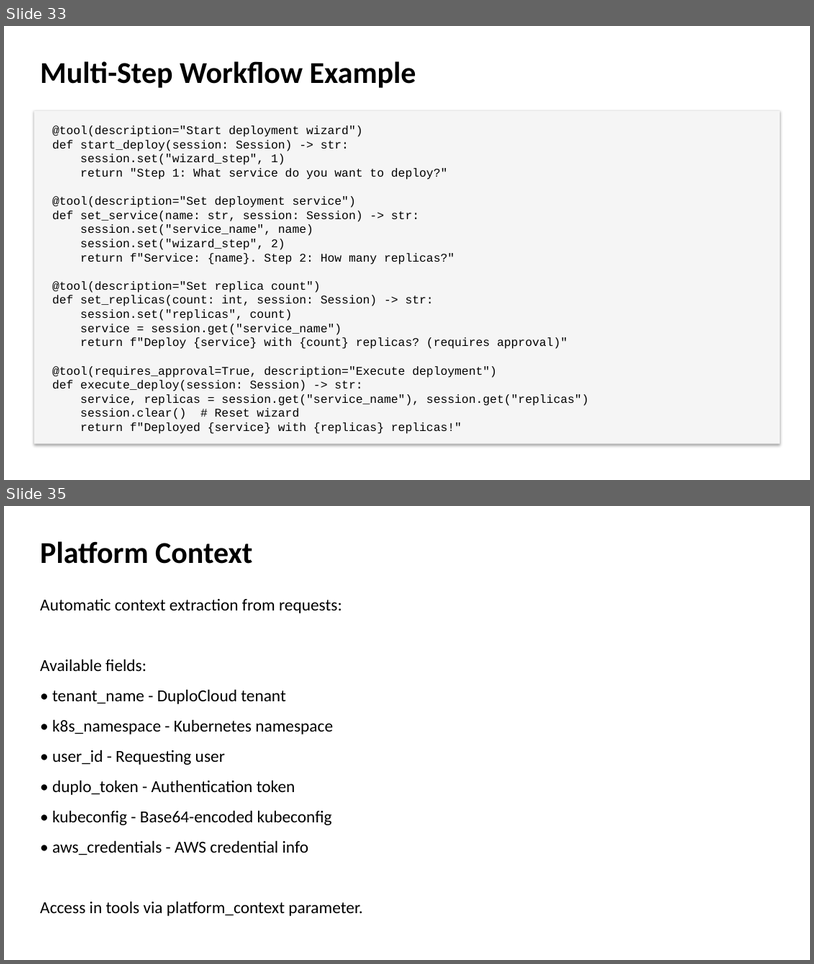
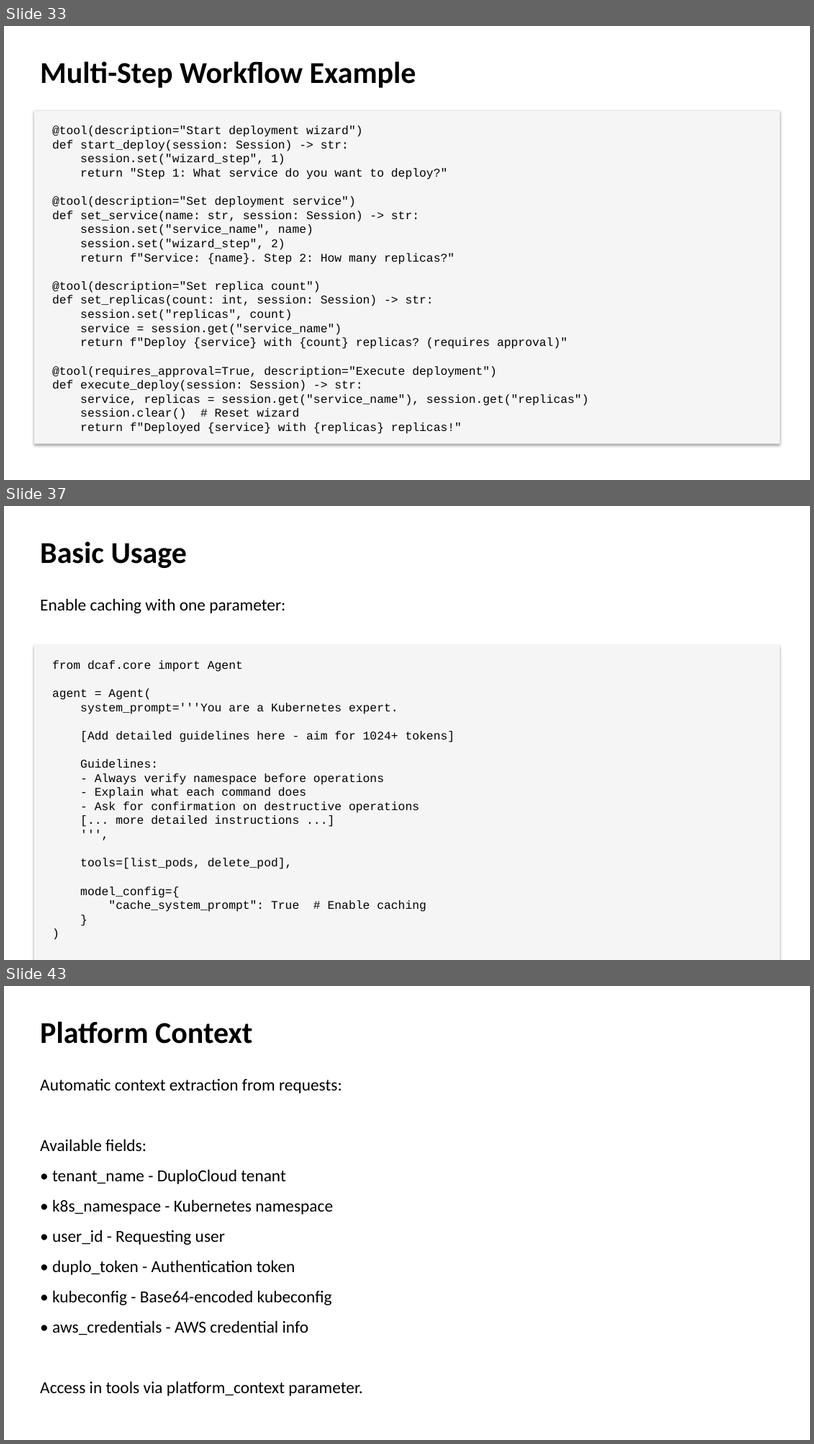
Before and after one commit to duplocloud/dcaf, a slide deck: docs/presentations/dcaf-core-presentation.pptx. Shown one above the other, each under a label of ours: slides 33 and 35 before the commit, slides 33, 37 and 43 after it; the slides between them are not shown. The pictures are 814x964 and 814x1444 pixels, drawn with LibreOffice and Linux fonts; fonts in the diff are those of the drawing. Boxes give left, top, right and bottom in pixels: in the first picture for what was removed or moved away, otherwise in the second. Text is boxed around its words. In the diff, an @@ line names an element or a change of style, - is before the commit and + after.

Commit message:
feat: Add Bedrock prompt caching support with cost optimization
Implements AWS Bedrock prompt caching to reduce costs by up to 90% and latency by up to 85%.

Core Changes:
- Added system_context parameter to Agent class for dynamic prompt content
- Added model_config parameter to Agent class for caching configuration
- Created CachingAwsBedrock adapter with cache checkpoint injection
- Updated AgnoAdapter to conditionally use caching based on model_config
- Modified AgentRequest DTO to support static_system and dynamic_system
- Updated AgentService to pass caching parameters through to runtime

New Files:
- dcaf/core/adapters/outbound/agno/caching_bedrock.py - Temporary caching adapter
- tests/test_prompt_caching.py - Comprehensive test suite
- examples/prompt_caching_example.py - Usage examples
- docs/guides/prompt-caching.md - Complete documentation guide

Documentation:
- Updated docs/core/index.md with caching parameters
- Updated presentation with 7 new slides on prompt caching
- Regenerated PowerPoint presentation (dcaf-core-presentation.pptx)
- Updated dcaf-core-evolution.md with prompt caching section

Features:
- Automatic cache checkpoint placement between static and dynamic prompts
- Token threshold validation (1024+ tokens for Claude 3.7 Sonnet)
- Cache hit/miss logging with metrics
- Support for callable system_context for runtime context injection
- Backward compatible - caching is opt-in via model_config

Status: Experimental v1 - Temporary implementation until Agno adds native support

```diff
--- a/docs/presentations/dcaf-core-presentation.pptx
+++ b/docs/presentations/dcaf-core-presentation.pptx
@@ slide 37 added at [4, 506, 810, 960], background #FFFFFF @@
@@ text added at [40, 541, 187, 568], 36 pt, text #000000, bold @@
+Basic Usage
@@ text added at [40, 598, 286, 613], 20 pt, text #000000 @@
+Enable caching with one parameter:
@@ rectangle added at [34, 645, 780, 960], fill #F5F5F5 @@
@@ text added at [52, 660, 455, 911], 14 pt, text #000000 @@
+from dcaf.core import Agent
+agent = Agent(
+system_prompt='''You are a Kubernetes expert.
+[Add detailed guidelines here - aim for 1024+ tokens]
+Guidelines:
+- Always verify namespace before operations
+- Explain what each command does
+- Ask for confirmation on destructive operations
+[... more detailed instructions ...]
+''',
+tools=[list_pods, delete_pod],
+model_config={
+"cache_system_prompt": True # Enable caching
+}
+)
@@ what was slide 35 is now slide 43 @@
```
Also in this commit, not shown: 1 slide changed, 7 other slides added, 12 other files.
